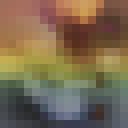
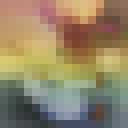
Before/after of a 128×128 layered artwork. What changed in the layer stack:
painted on "Layer #1" over (0, 0, 128, 128)
"Layer": opacity 59% → 58%, painted on it over (0, 0, 128, 128)
painted on "skybox_01.png copy" over (0, 0, 128, 128)
